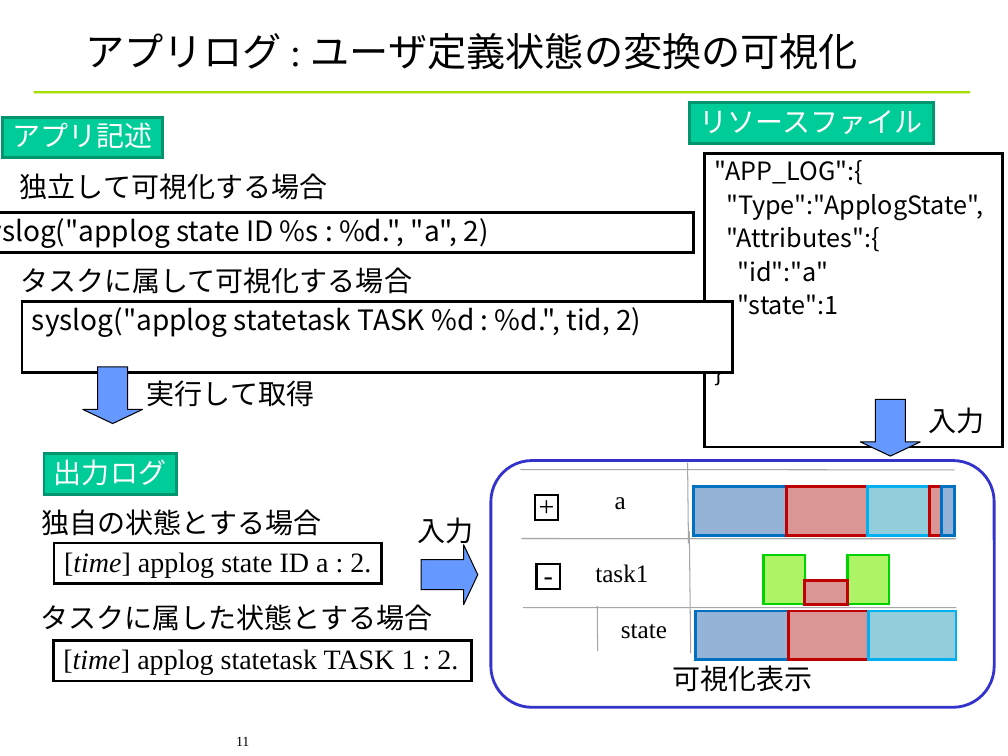
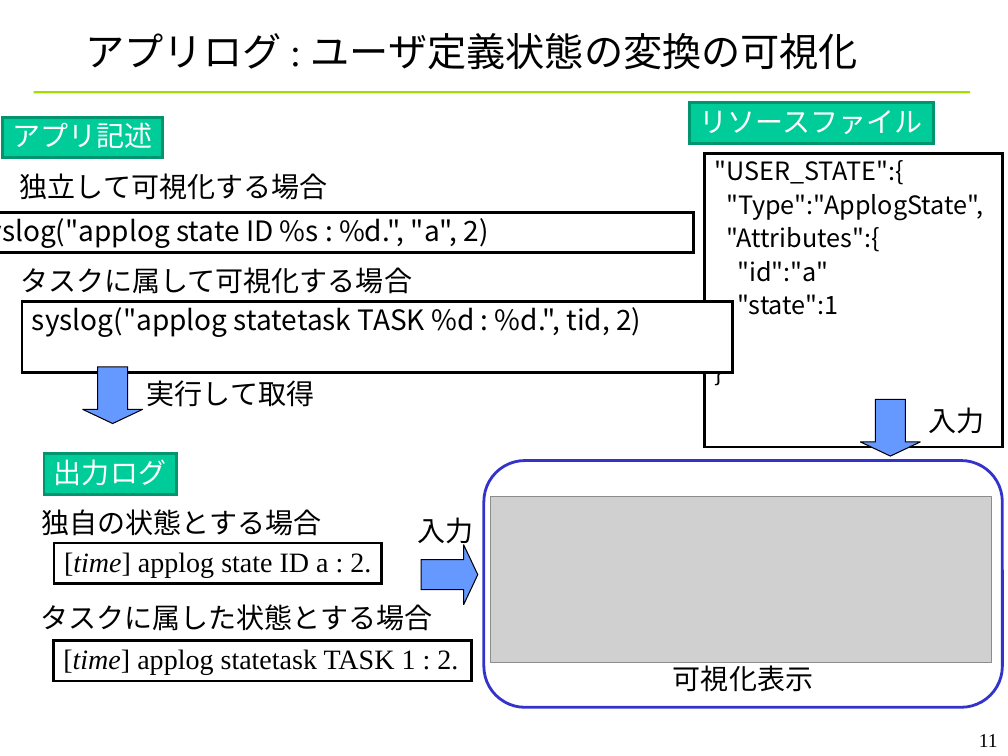
Before and after one commit to YixiaoLi/tlv4mc, a slide deck: slide 11 of doc/phase4/joho_koukankai/ojl-2nd-comm-yanagi.ppt. Drawn at 1008x756 pixels with LibreOffice and Linux fonts; fonts in the diff are those of the drawing; grey boxes stand for pictures; background and template pictures are left out. Boxes give left, top, right and bottom in pixels: in the first picture for what was removed or moved away, otherwise in the second. Text is boxed around its words. In the diff, an @@ line names an element or a change of style, - is before the commit and + after.

```diff
--- a/doc/phase4/joho_koukankai/ojl-2nd-comm-yanagi.ppt
+++ b/doc/phase4/joho_koukankai/ojl-2nd-comm-yanagi.ppt
@@ text in rectangle at (715, 160, 904, 185): text changed @@
-"APP_LOG":{
+"USER_STATE":{
@@ rounded rectangle "可視化表示": place and size @@
-rounded rectangle "可視化表示" at (491, 461, 994, 708)
+rounded rectangle "可視化表示" at (484, 461, 1002, 708)
@@ line removed from (520, 470) to (955, 470) @@
@@ line removed from (687, 463) to (688, 543) @@
@@ picture added at (491, 497, 992, 663) @@
@@ rectangle removed at (535, 495, 558, 520) @@
-+
@@ text removed at (615, 497, 626, 510) @@
-a
@@ group removed at (694, 487, 955, 535): 5 rectangles @@
@@ line removed from (521, 538) to (955, 538) @@
@@ line removed from (522, 538) to (957, 539) @@
@@ line removed from (689, 531) to (690, 653) @@
@@ rectangle removed at (536, 563, 559, 589) @@
--
@@ text removed at (595, 564, 648, 583) @@
-task1
@@ rectangle removed at (763, 555, 804, 604) @@
@@ rectangle removed at (848, 555, 889, 604) @@
@@ rectangle removed at (804, 581, 848, 604) @@
@@ line removed from (523, 608) to (957, 608) @@
@@ line removed from (598, 606) to (598, 651) @@
@@ text removed at (621, 624, 667, 639) @@
-state
@@ rectangle removed at (696, 611, 788, 659) @@
@@ rectangle removed at (788, 611, 869, 659) @@
@@ rectangle removed at (869, 611, 956, 659) @@
@@ page number: place and size @@
-page number at (236, 737, 249, 746)
+page number at (979, 734, 998, 747)
@@ page number at (979, 734, 998, 747): size 10 to 14 pt; alignment left to right @@
```
Also in this commit, not shown: 10 other slides changed, 1 other file.
